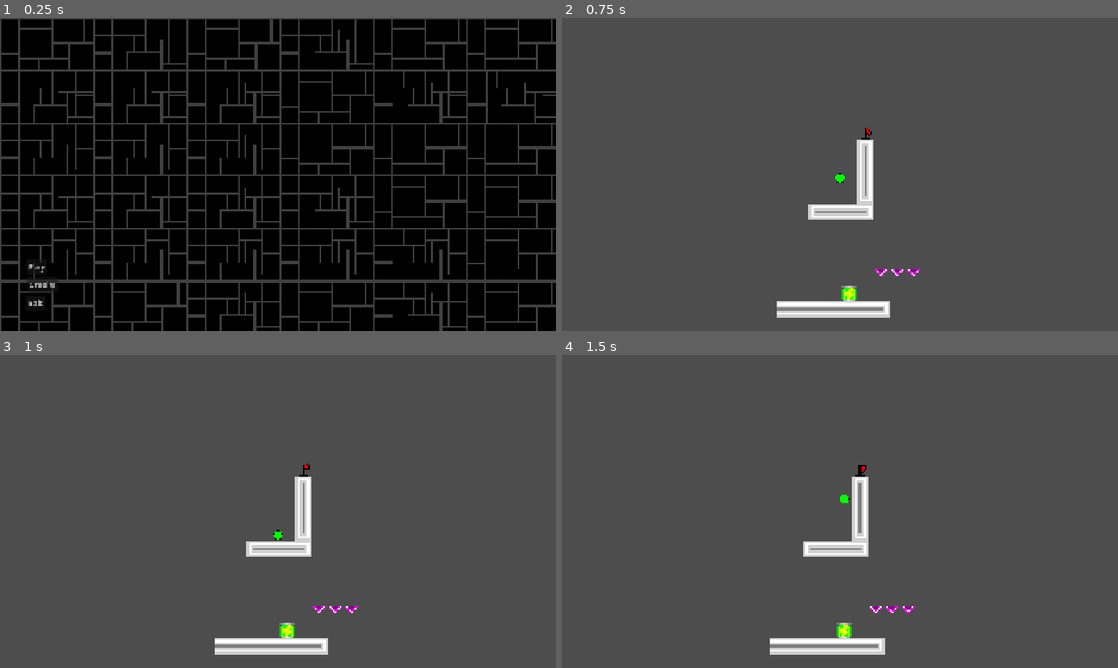
Above: before the commit, frames 1-4 (two rows, left to right).
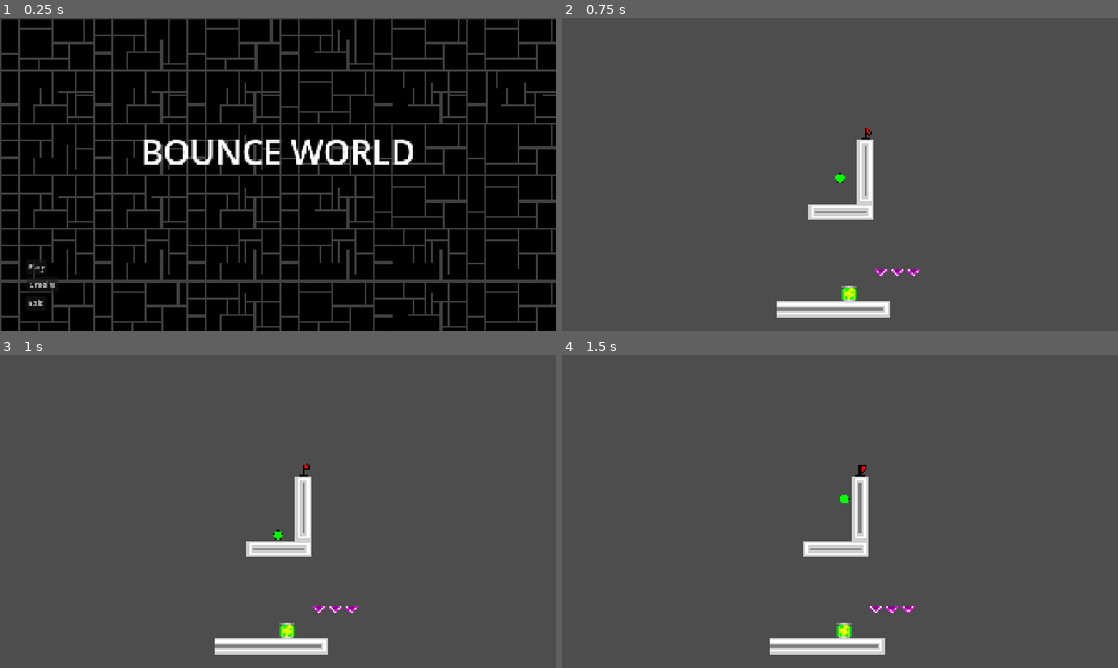
Above: after the commit, the same moments.

Repository: CraftyAlpaca/Bounce-World
Game: Godot game, scene res://menu.tscn
Two runs of this game, one before a commit and one after it. Both use one fixed random seed, a clock stepped at 60 frames per second and the inputs below.
Inputs:
- Up to frame 1 (0.25 s): no input
- Up to frame 2 (0.75 s): click "Play" at 0.5 s
- Up to frame 3 (1 s): no input
- Up to frame 4 (1.5 s): hold D (right) from 1.28 s (still down)

The runs differ from the first frame. In frame 1, 1.9% of the frame differs, in the area x 25-75%, y 38-47%; in frame 2, nothing differs; in frame 3, nothing differs; in frame 4, nothing differs.

Commit message:
added title

Diff:
--- a/menu.tscn
+++ b/menu.tscn
@@ -90,6 +90,14 @@
 tile_map_data = PackedByteArray("AAAAAAAAAAAAAAAAAAABAAAAAQAAAAAAAAAAAAEAAQAAAAAAAAAAAAIAAQAAAAAAAAAAAAMAAQAAAAAAAAAAAA …(496 unchanged characters)…
 tile_set = SubResource("TileSet_dkqkh")
 
+[node name="Label" type="Label" parent="." unique_id=2036962154]
+offset_left = 289.0
+offset_top = 227.0
+offset_right = 854.0
+offset_bottom = 323.0
+theme_override_font_sizes/font_size = 70
+text = "BOUNCE WORLD"
+
 [connection signal="button_up" from="Play" to="." method="_on_play_button_up"]
 [connection signal="button_up" from="Exit" to="." method="_on_exit_button_up"]
 [connection signal="button_up" from="Credits" to="." method="_on_credits_button_up"]
--- a/spike_down.tscn
+++ b/spike_down.tscn
@@ -11,3 +11,5 @@
 
 [node name="CollisionPolygon2D" type="CollisionPolygon2D" parent="." unique_id=434358131]
 polygon = PackedVector2Array(-7, -6, -7, -7, 7, -7, 7, -6, 6, -6, 0, 0, -1, 0)
+
+[connection signal="body_entered" from="." to="." method="_on_body_entered"]
--- a/spike_left.tscn
+++ b/spike_left.tscn
@@ -1,11 +1,15 @@
 [gd_scene format=3 uid="uid://bc63n28f1445f"]
 
+[ext_resource type="Script" uid="uid://bb802clso7m5b" path="res://Scripts/spikes.gd" id="1_08k6d"]
 [ext_resource type="Texture2D" uid="uid://c2x8mpuu6e3cx" path="res://Assets/spike_left.png" id="1_74hua"]
 
 [node name="SpikeLeft" type="Area2D" unique_id=184028309]
+script = ExtResource("1_08k6d")
 
 [node name="Sprite2D" type="Sprite2D" parent="." unique_id=1905686243]
 texture = ExtResource("1_74hua")
 
 [node name="CollisionPolygon2D" type="CollisionPolygon2D" parent="." unique_id=707634366]
 polygon = PackedVector2Array(6, 7, 0, 1, 0, 0, 6, -6, 6, -7, 7, -7, 7, 7)
+
+[connection signal="body_entered" from="." to="." method="_on_body_entered"]
--- a/spike_right.tscn
+++ b/spike_right.tscn
@@ -11,3 +11,5 @@
 
 [node name="CollisionPolygon2D" type="CollisionPolygon2D" parent="." unique_id=1958965739]
 polygon = PackedVector2Array(-7, 7, -6, 7, 0, 1, 0, 0, -6, -6, -6, -7, -7, -7)
+
+[connection signal="body_entered" from="." to="." method="_on_body_entered"]
